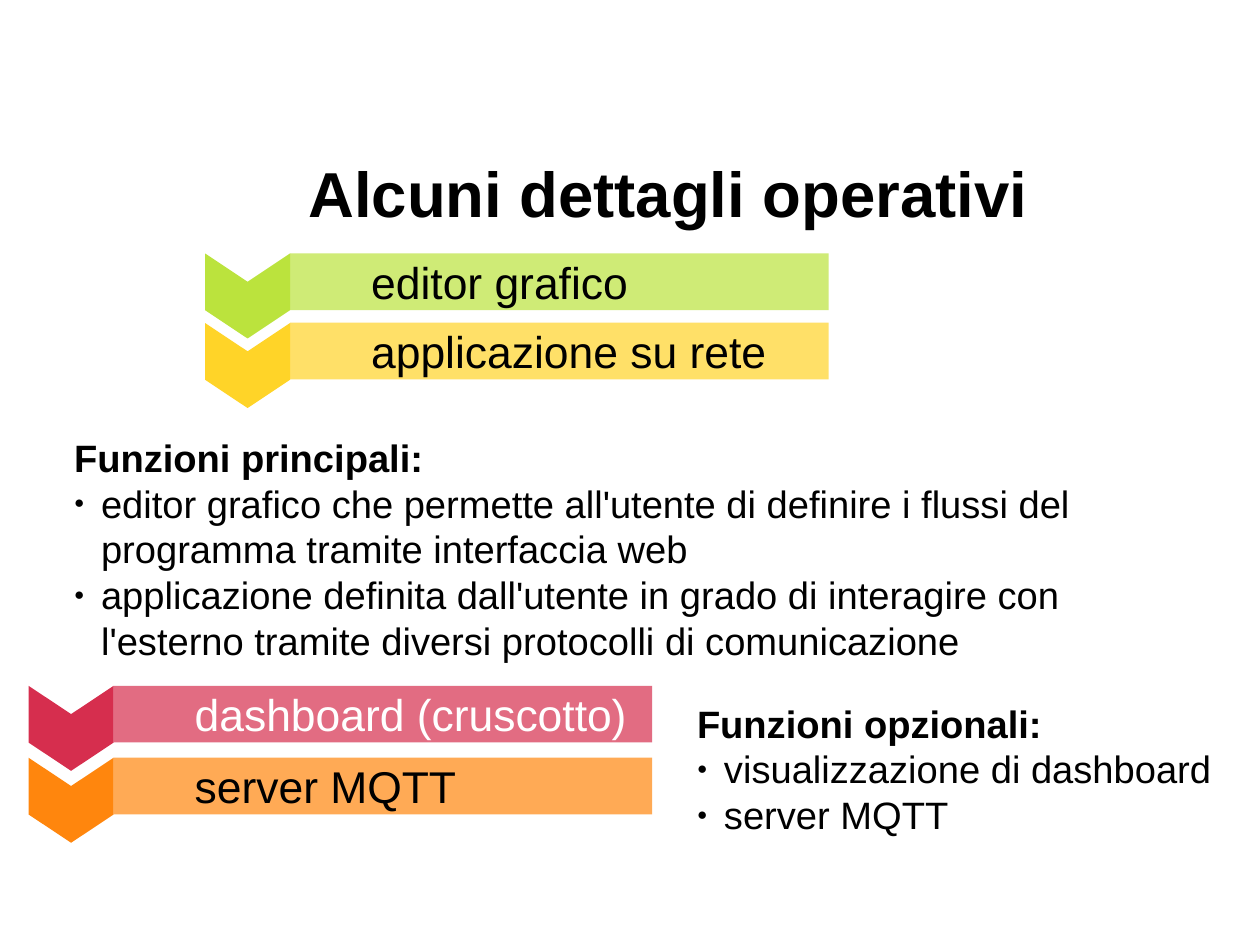
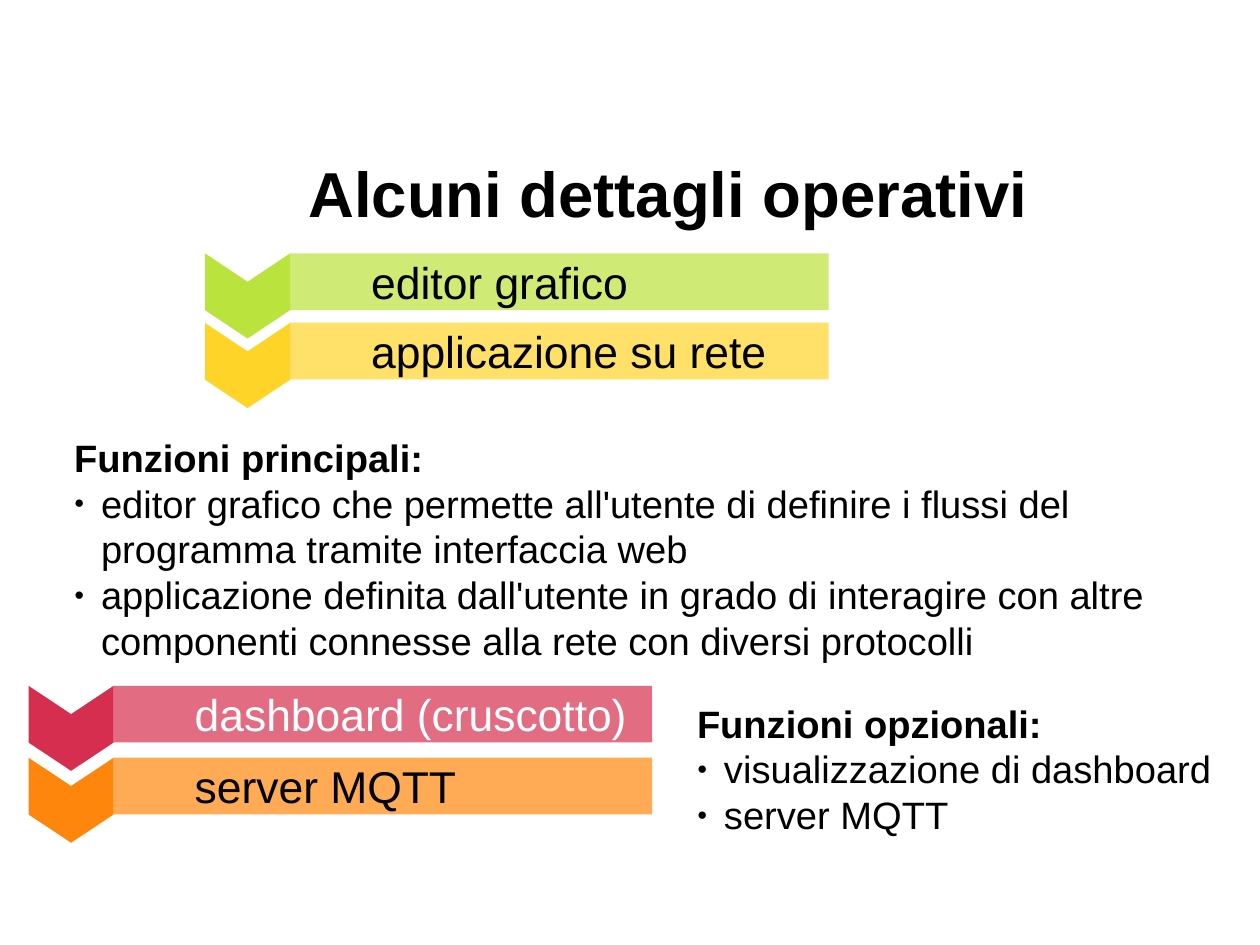
Before and after one commit to davideancona/minicorsiRAISE, a slide deck: slide 8 of iot/NodeRED.odp. Drawn at 1260x945 pixels with LibreOffice and Linux fonts; fonts in the diff are those of the drawing. Boxes give left, top, right and bottom in pixels: in the first picture for what was removed or moved away, otherwise in the second. Text is boxed around its words. In the diff, an @@ line names an element or a change of style, - is before the commit and + after.

```diff
--- a/iot/NodeRED.odp
+++ b/iot/NodeRED.odp
@@ text at <box>101,581,1144,663</box>: text changed @@
-● applicazione definita dall'utente in grado di interagire con l'esterno tramite diversi protocolli di comunicazione
+● applicazione definita dall'utente in grado di interagire con altre componenti connesse alla rete con diversi protocolli
```
Also in this commit, not shown: 7 other slides changed, 14 other files.
